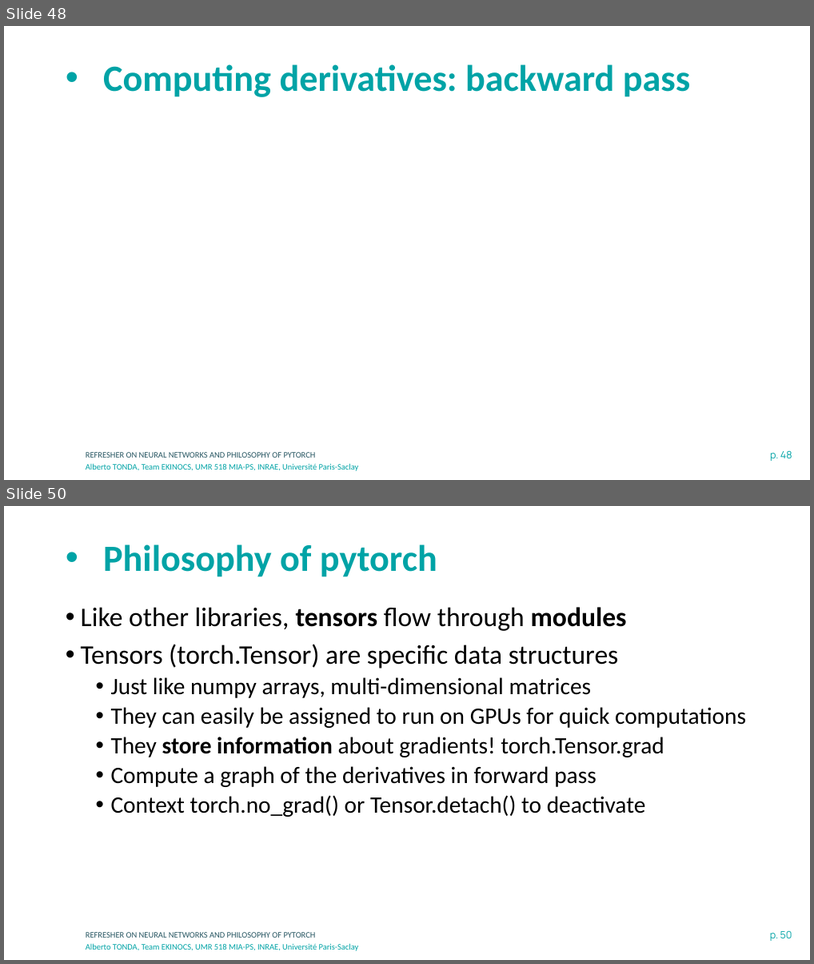
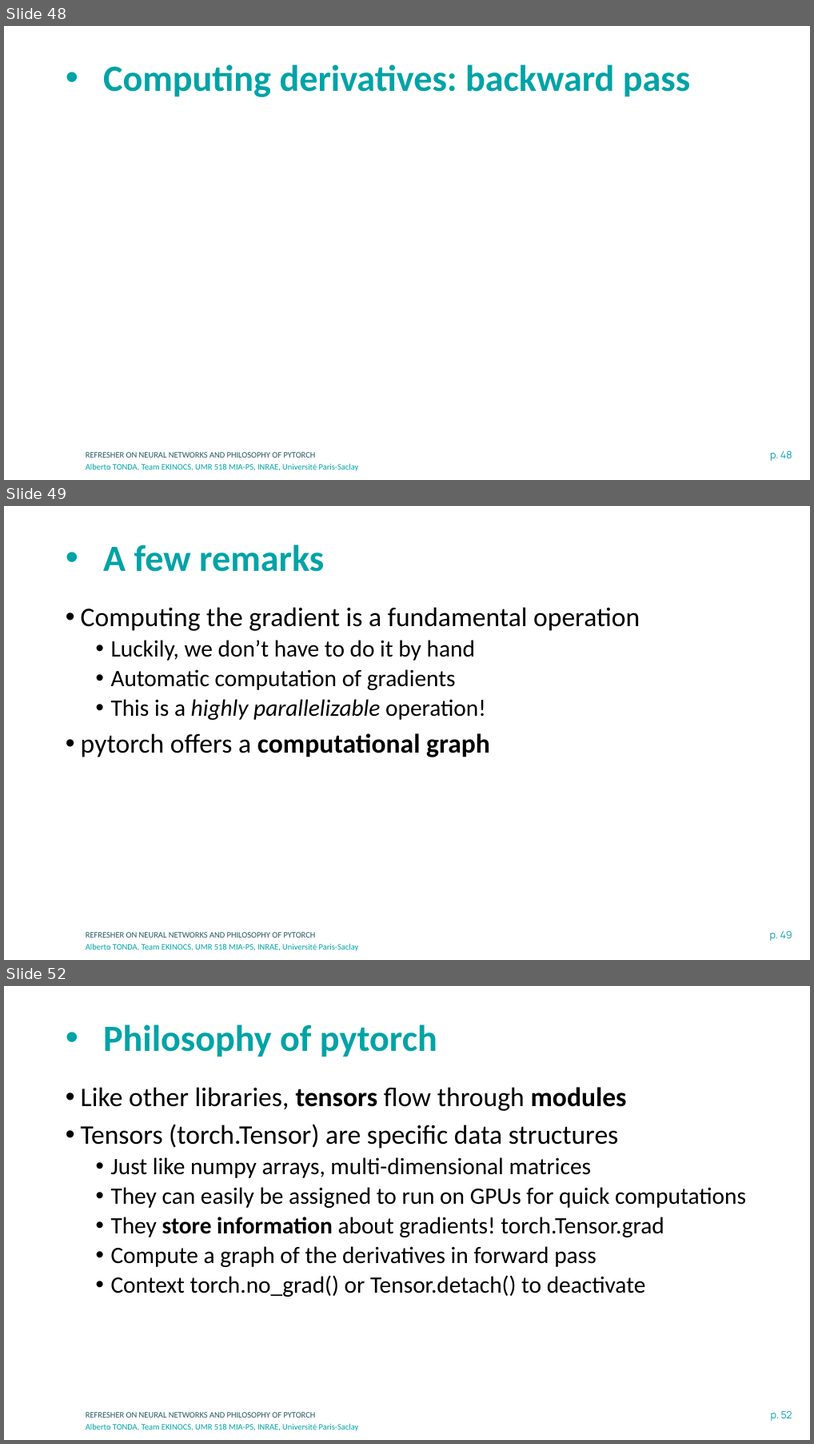
Before and after one commit to albertotonda/teaching, a slide deck: deep-learning-in-practice-with-pytorch/1-neural-networks-and-pytorch.pptx. Shown one above the other, each under a label of ours: slides 48 and 50 before the commit, slides 48, 49 and 52 after it; the slides between them are not shown. The pictures are 814x964 and 814x1444 pixels, drawn with LibreOffice and Linux fonts; fonts in the diff are those of the drawing; grey boxes stand for pictures; background and template pictures are left out. Boxes give left, top, right and bottom in pixels: in the first picture for what was removed or moved away, otherwise in the second. Text is boxed around its words. In the diff, an @@ line names an element or a change of style, - is before the commit and + after.

```diff
--- a/deep-learning-in-practice-with-pytorch/1-neural-networks-and-pytorch.pptx
+++ b/deep-learning-in-practice-with-pytorch/1-neural-networks-and-pytorch.pptx
@@ slide 49 added at bbox=[4, 506, 810, 960], background #FFFFFF; not listed: 3 template elements that a slide beside it also shows @@
@@ title added at bbox=[103, 544, 324, 572], 44 pt, text #00A3A6, bold @@
+• A few remarks
@@ text added at bbox=[81, 607, 640, 757], 28 pt, text #000000 @@
+• Computing the gradient is a fundamental operation
+  • Luckily, we don’t have to do it by hand
+  • Automatic computation of gradients
+  • This is a highly parallelizable operation!
+• pytorch offers a computational graph
@@ what was slide 50 is now slide 52 @@
@@ page number at bbox=[771, 1410, 793, 1420]: text changed @@
-p. 50
+p. 52
```
Also in this commit, not shown: 1 slide changed, 3 other slides added, 25 other files.
